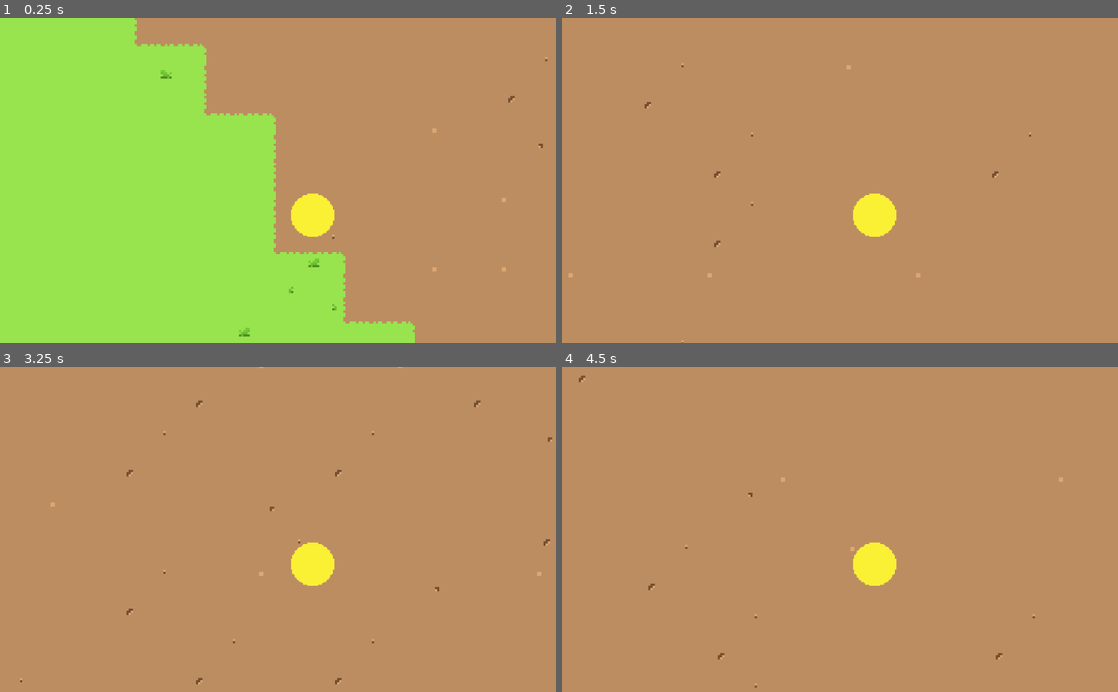
Above: before the commit, frames 1-4 (two rows, left to right).
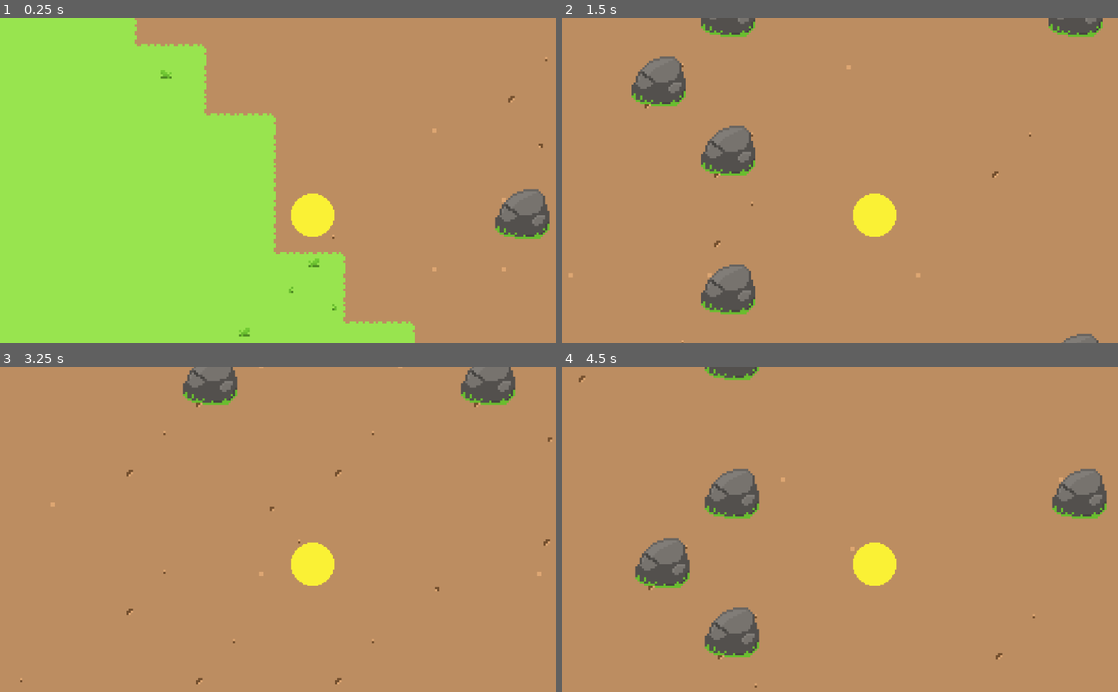
Above: after the commit, the same moments.

Repository: SkyMudder/Game
Game: Godot game, scene res://Main.tscn
The game is run twice, just before and just after one commit, with the same random seed, the same clock (stepped at 60 frames per second) and the same inputs.
Inputs:
- Up to frame 1 (0.25 s): no input
- Up to frame 2 (1.5 s): tap Enter at 0.5 s; hold Right (ui_right) 0.53-1.28 s; hold Down (ui_down) from 1.28 s (still down)
- Up to frame 3 (3.25 s): release Down (ui_down) at 2.03 s; hold Right (ui_right) 2.03-2.78 s; hold Up (ui_up) from 2.78 s (still down)
- Up to frame 4 (4.5 s): release Up (ui_up) at 3.53 s; hold Left (ui_left) from 3.53 s (still down)

The runs differ from the first frame. In frame 1, 1.2% of the frame differs, in the area x 89-99%, y 52-68%; in frame 2, 4.8%; in frame 3, 2.0%; in frame 4, 5.2%, in the area x 13-98%, y 0-90%.

Commit message:
Objects now get successfully removed from the World after being one Chunk further away than the furthest away Chunks

Diff:
--- a/Main.tscn
+++ b/Main.tscn
@@ -263,6 +263,7 @@
 
 [node name="Camera2D" type="Camera2D" parent="KinematicBody2D"]
 current = true
+limit_smoothed = true
 
 [node name="CollisionShape2D" type="CollisionShape2D" parent="KinematicBody2D"]
 position = Vector2( 16, 16 )
--- a/Scenes/GrassTileMap.tscn
+++ /dev/null
@@ -1,9 +0,0 @@
-[gd_scene load_steps=2 format=2]
-
-[sub_resource type="TileSet" id=1]
-
-[node name="Node2D" type="Node2D"]
-
-[node name="TileMap" type="TileMap" parent="."]
-tile_set = SubResource( 1 )
-format = 1
--- a/Scenes/Rock.tscn
+++ b/Scenes/Rock.tscn
@@ -1,9 +1,18 @@
-[gd_scene load_steps=2 format=2]
+[gd_scene load_steps=3 format=2]
 
 [ext_resource path="res://Sprites/Rock.png" type="Texture" id=1]
 
-[node name="Node2D" type="Node2D"]
+[sub_resource type="CapsuleShape2D" id=1]
+radius = 5.38809
+height = 14.2344
+
+[node name="Area2D" type="Area2D"]
 
 [node name="Rock" type="Sprite" parent="."]
 position = Vector2( 16, 16 )
 texture = ExtResource( 1 )
+
+[node name="CollisionShape2D" type="CollisionShape2D" parent="."]
+position = Vector2( 16.6307, 21.8978 )
+rotation = 1.5708
+shape = SubResource( 1 )
--- a/Scenes/Tree.tscn
+++ b/Scenes/Tree.tscn
@@ -1,9 +1,16 @@
-[gd_scene load_steps=2 format=2]
+[gd_scene load_steps=3 format=2]
 
 [ext_resource path="res://Sprites/Tree.png" type="Texture" id=1]
 
-[node name="Node2D" type="Node2D"]
+[sub_resource type="CircleShape2D" id=1]
+radius = 3.96813
+
+[node name="Area2D" type="Area2D"]
 
 [node name="Tree" type="Sprite" parent="."]
 position = Vector2( 16, 16 )
 texture = ExtResource( 1 )
+
+[node name="CollisionShape2D" type="CollisionShape2D" parent="."]
+position = Vector2( 16.6622, 27.4433 )
+shape = SubResource( 1 )
--- a/Scripts/Player.gd
+++ b/Scripts/Player.gd
@@ -32,10 +32,18 @@
 	else:
 		return false
 
-"""Checks if a Player is far from a Chunk
+"""Checks if the Player is far from a Chunk
 Far is defined by the Render Distance"""
 func isFarFromChunk(chunk):
 	if self.position.distance_to(chunk * WorldVariables.getChunkSizePixels()) > WorldVariables.getRenderDistance() * WorldVariables.getChunkSizePixels():
 		return true
 	else:
 		return false
+
+"""Checks if the Player is far from an Object
+Far is defined by the Render Distance"""
+func isFarFromObject(pos):
+	if self.position.distance_to(pos) > WorldVariables.getRenderDistance() * WorldVariables.getChunkSizePixels() + 150:
+		return true
+	else:
+		return false
--- a/Scripts/TileMap.gd
+++ b/Scripts/TileMap.gd
@@ -4,6 +4,7 @@
 onready var tileMapDirt = get_parent().get_node("Dirt")
 onready var tileMapGrass = get_parent().get_node("Grass")
 onready var tileMapGrassTop = get_parent().get_node("GrassTop")
+onready var player = get_node("../KinematicBody2D")
 
 var chunkSizeTiles : int = WorldVariables.getChunkSizeTiles()	# Chunk Size in Tiles
 var chunkSizePixels : int = WorldVariables.getChunkSizePixels()	#	Chunk Size in Pixels
@@ -85,10 +86,12 @@
 	if type == 0:
 		if rand < SpawnRates.getRock():
 			pass
-#			var Rock = load("res://Scenes/Rock.tscn")
-#			var rock = Rock.instance()
-#			var world = get_tree().current_scene
-#			world.add_child(rock)
+			var Rock = load("res://Scenes/Rock.tscn")
+			var rock = Rock.instance()
+			var world = get_tree().current_scene
+			world.add_child(rock)
+			rock.global_position = Vector2(posCurrent.x * tileSizePixels + root.x * chunkSizePixels, posCurrent.y * tileSizePixels + root.y * chunkSizePixels)
+			rock.add_to_group("Objects")
 	if type == 1:
 		if rand < SpawnRates.getTree():
 			var Tree = load("res://Scenes/Tree.tscn")
@@ -96,13 +99,14 @@
 			var world = get_tree().current_scene
 			world.add_child(tree)
 			tree.global_position = Vector2(posCurrent.x * tileSizePixels + root.x * chunkSizePixels, posCurrent.y * tileSizePixels + root.y * chunkSizePixels)
+			tree.add_to_group("Objects")
 
 """Removes a Chunk from the world and from the generatedChunks Array"""
 func removeChunk(root):
 	removeDirt(root)
 	removeGrass(root)
 	removeGrassTop(root)
-	removeNature(root)
+	removeNature()
 	WorldVariables.removeGeneratedChunks(root)
 
 """Removes the Dirt"""
@@ -123,9 +127,8 @@
 		for y in range(chunkSizeTiles):
 			tileMapGrassTop.set_cell(x + root.x * chunkSizeTiles, y + root.y * chunkSizeTiles, -1)
 
-"""Removes the Nature-Objects
-***Currently not working***"""
-func removeNature(root):
-	for x in range(chunkSizeTiles):
-		for y in range(chunkSizeTiles):
-			pass
+"""Removes the Nature-Objects"""
+func removeNature():
+	for x in get_tree().get_nodes_in_group("Objects"):
+		if player.isFarFromObject(x.global_position):
+			x.queue_free()
